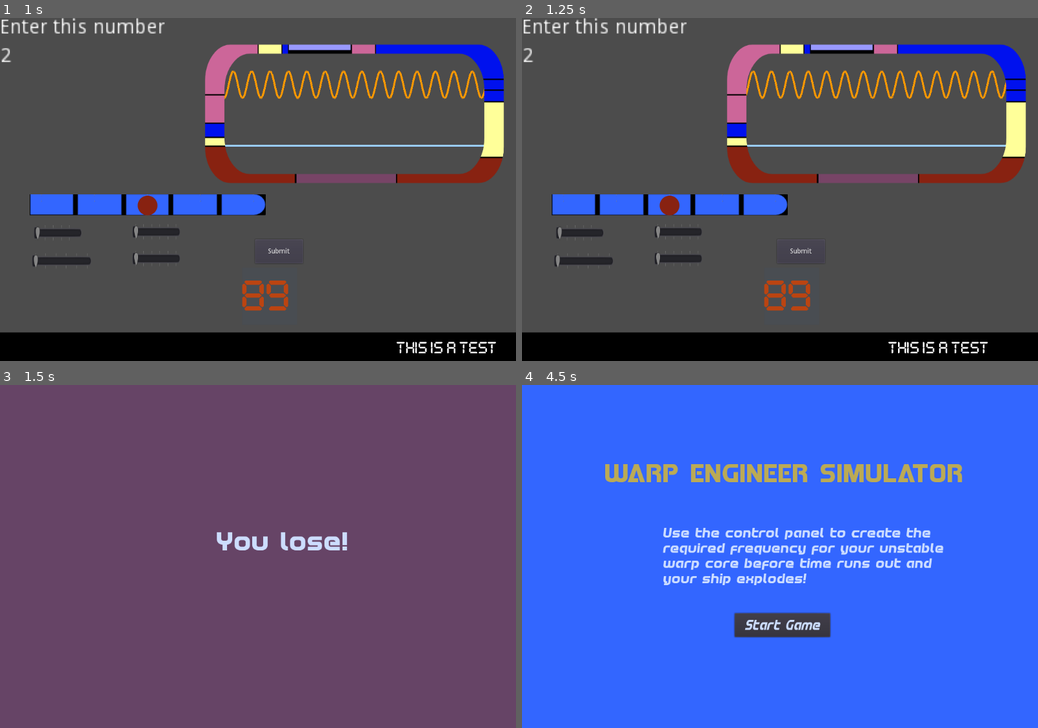
Above: before the commit, frames 1-4 (two rows, left to right).
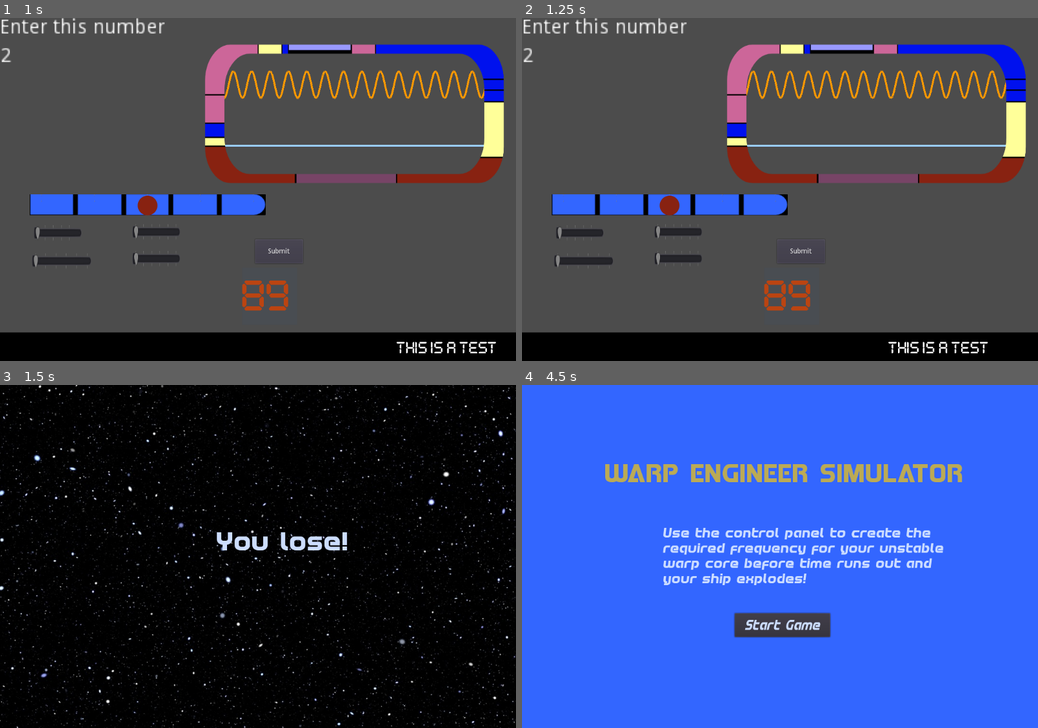
Above: after the commit, the same moments.

Repository: squiggle-at-squiggle/LDJam49
Game: Godot game, scene res://Scenes/Main.tscn
Same seed, same stepped clock (60 frames per second), same inputs: the game is played once before the commit and once after it.
Inputs:
- Up to frame 1 (1 s): click "Start Game" at 0.5 s
- Up to frame 2 (1.25 s): no input
- Up to frame 3 (1.5 s): click "Submit" at 1.25 s
- Up to frame 4 (4.5 s): click "Submit" at 2 s; click "Submit" at 2.75 s; tap Enter at 3.5 s; tap Space at 4.25 s

Frames 1-2 are identical in both runs. In frame 3, 99% of the frame differs, in the area x 0-100%, y 0-100%; in frame 4, nothing differs.

Commit message:
Added an image of space and replaced the EndScreen background

Diff:
--- a/Scenes/EndScreen.tscn
+++ b/Scenes/EndScreen.tscn
@@ -1,9 +1,10 @@
-[gd_scene load_steps=6 format=2]
+[gd_scene load_steps=7 format=2]
 
 [ext_resource path="res://Code/EndScreen.gd" type="Script" id=1]
 [ext_resource path="res://Fonts/redline.ttf" type="DynamicFontData" id=2]
 [ext_resource path="res://Sound/sfx-ship-explosion.mp3" type="AudioStream" id=3]
 [ext_resource path="res://Sound/sfx-fanfare.mp3" type="AudioStream" id=4]
+[ext_resource path="res://Art/space-the-final-frontier.jpg" type="Texture" id=5]
 
 [sub_resource type="DynamicFont" id=1]
 size = 64
@@ -19,13 +20,9 @@
 "_edit_use_anchors_": false
 }
 
-[node name="ColorRect" type="ColorRect" parent="Control"]
-anchor_right = 1.0
-anchor_bottom = 1.0
-color = Color( 0.4, 0.266667, 0.4, 1 )
-__meta__ = {
-"_edit_use_anchors_": false
-}
+[node name="ColorRect" type="Sprite" parent="Control"]
+position = Vector2( 313.719, 129.243 )
+texture = ExtResource( 5 )
 
 [node name="MessageText" type="Label" parent="Control"]
 anchor_left = 0.5
Binary file added: Art/space-the-final-frontier.jpg
Not shown, added: Art/space-the-final-frontier.jpg.import
